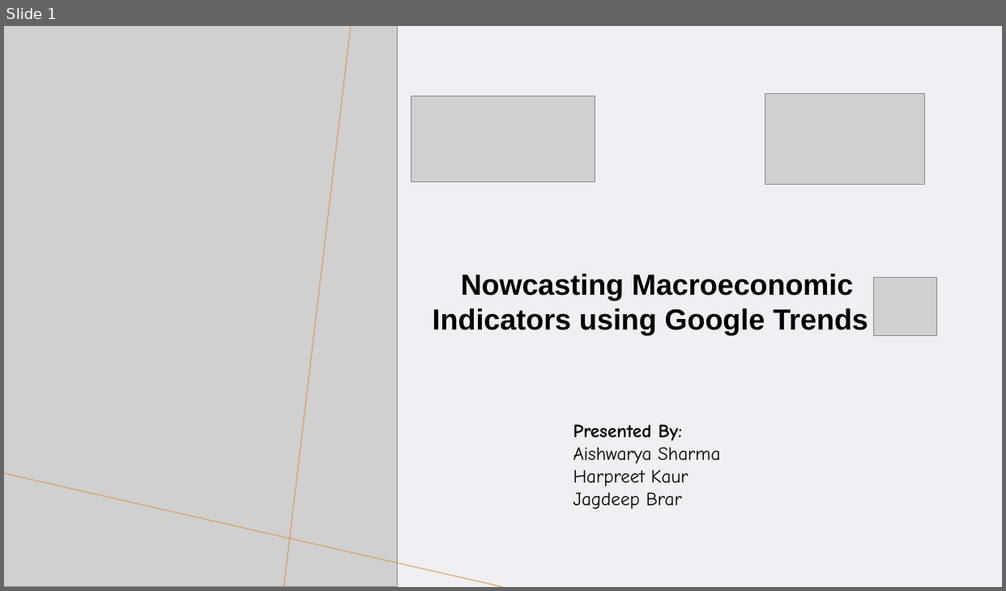
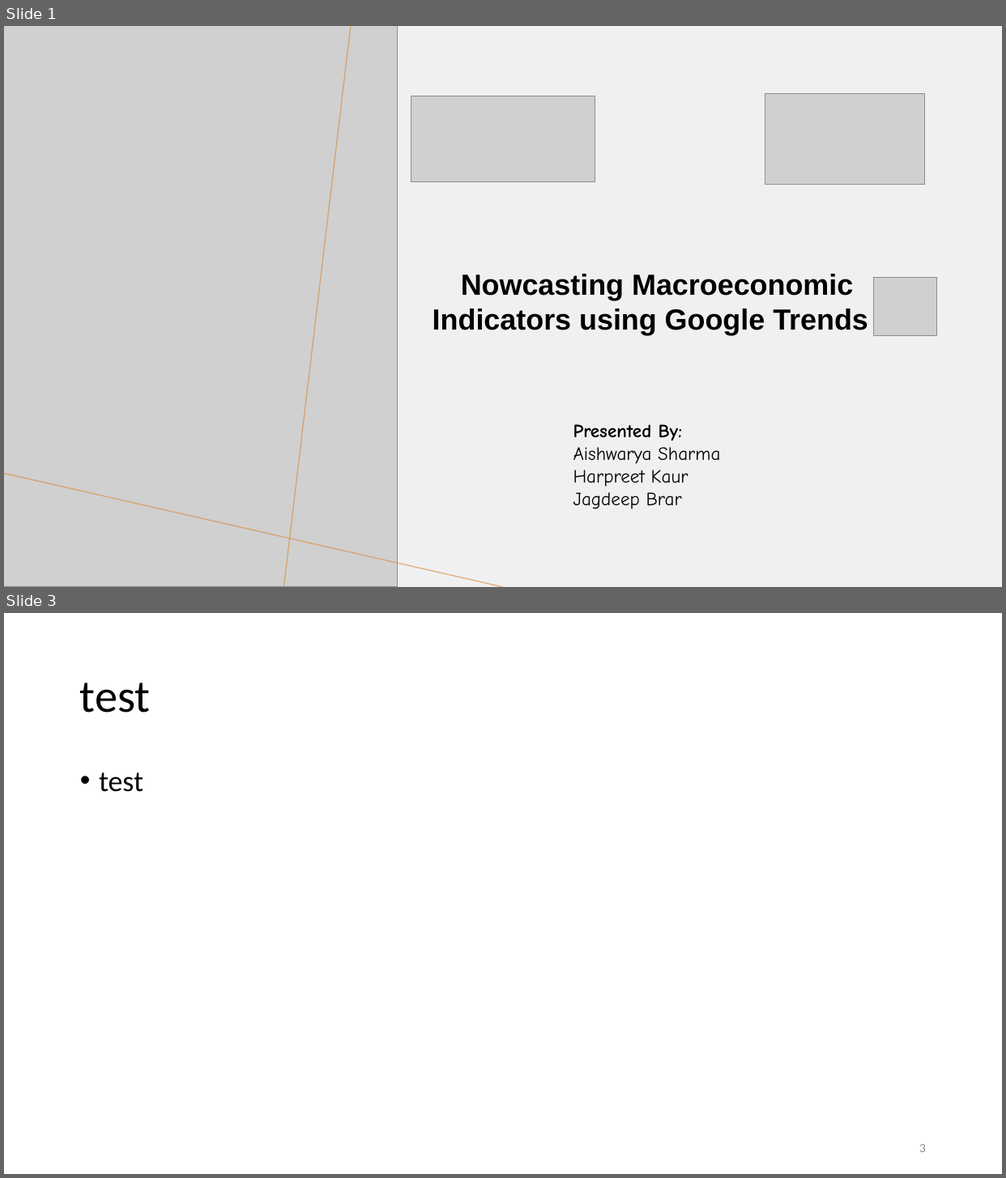
Before and after one commit to ubco-mds-2021-labs/capstone-project-googletrends_capstone, a slide deck: admin/weekly-updates/week4/capstone-midterm.pptx. Shown one above the other, each under a label of ours: slide 1 before the commit, slides 1 and 3 after it; the slides between them are not shown. The pictures are 1006x591 and 1006x1178 pixels, drawn with LibreOffice and Linux fonts; fonts in the diff are those of the drawing; grey boxes stand for pictures. Boxes give left, top, right and bottom in pixels: in the first picture for what was removed or moved away, otherwise in the second. Text is boxed around its words. In the diff, an @@ line names an element or a change of style, - is before the commit and + after.

Commit message:
Test for presentation

```diff
--- a/admin/weekly-updates/week4/capstone-midterm.pptx
+++ b/admin/weekly-updates/week4/capstone-midterm.pptx
@@ slide 3 added at [4,613,1002,1174], background #FFFFFF @@
@@ title added at [80,683,151,713], 44 pt, text #000000 @@
+test
@@ text added at [99,773,143,792], 28 pt, text #000000 @@
+• test
@@ page number added at [919,1144,926,1152], 12 pt, text #8C8C8C @@
+3
```
Also in this commit, not shown: 1 slide changed, 1 slide removed.
